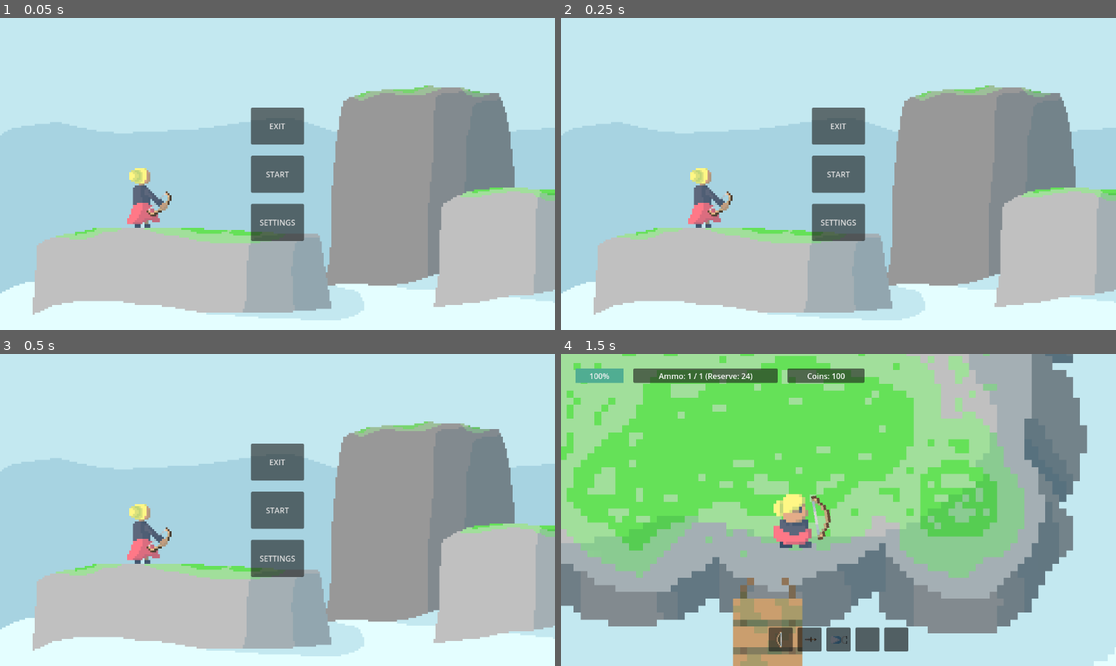
Above: before the commit, frames 1-4 (two rows, left to right).
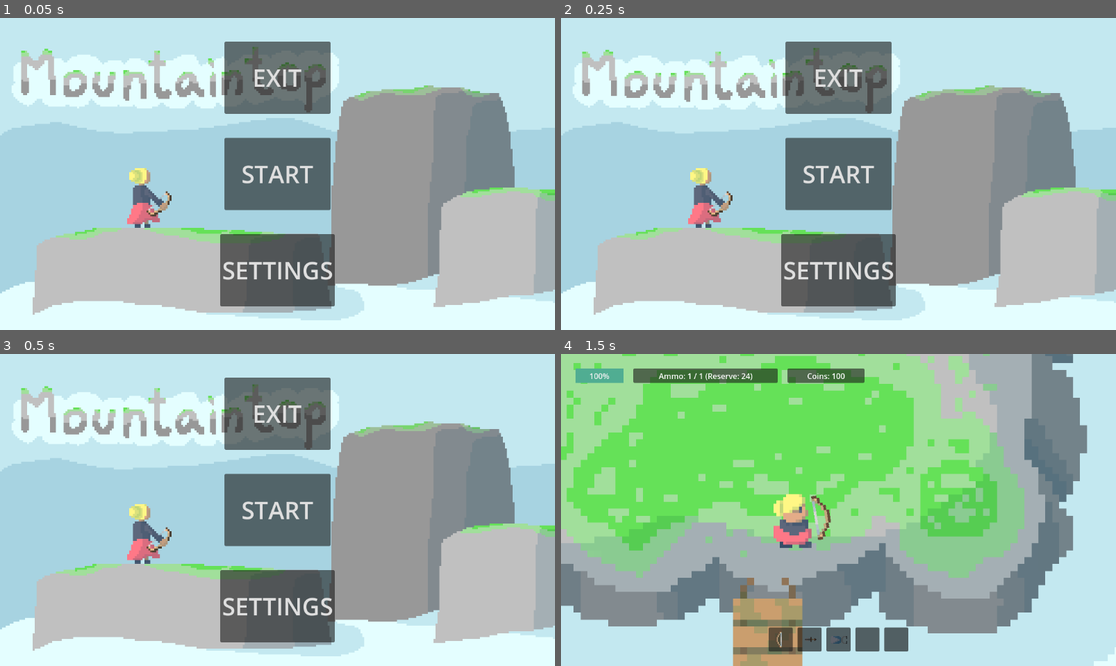
Above: after the commit, the same moments.

Repository: Kryzi/Eksamens-projekt
Game: Godot game, scene res://scenes/main_menu/main_menu.tscn
The game is run twice, just before and just after one commit, with the same random seed, the same clock (stepped at 60 frames per second) and the same inputs. The engine's default icon, where the game draws it, is replaced by a stand-in: a white triangle on a blue panel in a dark square.
Inputs (mouse positions are in pixels of both pictures, inside the frame that each line leads up to):
- Up to frame 1 (0.05 s): no input
- Up to frame 2 (0.25 s): no input
- Up to frame 3 (0.5 s): no input
- Up to frame 4 (1.5 s): click "START" at 0.5 s; move the mouse to (960, 494) at 1.27 s; hold D (Right) from 1.28 s (still down); tap 0 (0) at 1.35 s

The runs differ from the first frame. In frame 1, 19% of the frame differs, in the area x 2-62%, y 7-93%; in frame 2, 19%; in frame 3, 19%; in frame 4, nothing differs.

Commit message:
Rettet main menu til

Diff:
--- a/scenes/main_menu/main_menu.tscn
+++ b/scenes/main_menu/main_menu.tscn
@@ -1,8 +1,9 @@
-[gd_scene load_steps=5 format=3 uid="uid://ba5ouyia8c8k0"]
+[gd_scene load_steps=6 format=3 uid="uid://ba5ouyia8c8k0"]
 
 [ext_resource type="Script" path="res://scripts/main/main_menu/main_menu.gd" id="1_abvb2"]
 [ext_resource type="PackedScene" uid="uid://cogx1vos6b53b" path="res://scenes/main/main.tscn" id="2_kpe1m"]
 [ext_resource type="Texture2D" uid="uid://bjwifun6vg0gl" path="res://sprites/main_menu/spiller_i_bjerglandskab.png" id="3_gabik"]
+[ext_resource type="Texture2D" uid="uid://gaccdbguqo75" path="res://sprites/main_menu/mountaintop_titel.png" id="4_18j40"]
 [ext_resource type="AudioStream" uid="uid://dnsulxlnyiv1h" path="res://sounds/MenuMusik.mp3" id="5_vtj60"]
 
 [node name="Main Menu" type="Node"]
@@ -18,37 +19,41 @@
 texture = ExtResource("3_gabik")
 
 [node name="Logo" type="TextureRect" parent="."]
-offset_left = -30.0
-offset_top = 216.0
-offset_right = 1170.0
-offset_bottom = 1416.0
+anchors_preset = 15
+anchor_right = 1.0
+anchor_bottom = 1.0
+grow_horizontal = 2
+grow_vertical = 2
+texture = ExtResource("4_18j40")
 
 [node name="Start" type="Button" parent="."]
-anchors_preset = -1
+anchors_preset = 8
 anchor_left = 0.5
 anchor_top = 0.5
 anchor_right = 0.5
 anchor_bottom = 0.5
-offset_left = -55.0
-offset_top = -38.5
-offset_right = 55.0
-offset_bottom = 38.5
+offset_left = -110.0
+offset_top = -75.0
+offset_right = 110.0
+offset_bottom = 75.0
 grow_horizontal = 2
 grow_vertical = 2
+theme_override_font_sizes/font_size = 50
 text = "START"
 
 [node name="Exit" type="Button" parent="."]
-anchors_preset = -1
+anchors_preset = 8
 anchor_left = 0.5
 anchor_top = 0.5
 anchor_right = 0.5
 anchor_bottom = 0.5
-offset_left = -55.0
-offset_top = -138.5
-offset_right = 55.0
-offset_bottom = -61.5
+offset_left = -110.0
+offset_top = -275.0
+offset_right = 110.0
+offset_bottom = -125.0
 grow_horizontal = 2
 grow_vertical = 2
+theme_override_font_sizes/font_size = 50
 text = "EXIT"
 
 [node name="Settings" type="Button" parent="."]
@@ -57,13 +62,14 @@
 anchor_top = 0.5
 anchor_right = 0.5
 anchor_bottom = 0.5
-offset_left = -55.0
-offset_top = 61.5
-offset_right = 55.0
-offset_bottom = 138.5
+offset_left = -110.0
+offset_top = 125.0
+offset_right = 110.0
+offset_bottom = 275.0
 grow_horizontal = 2
 grow_vertical = 0
 size_flags_vertical = 3
+theme_override_font_sizes/font_size = 50
 text = "SETTINGS"
 
 [node name="MenuMusik" type="AudioStreamPlayer" parent="."]
